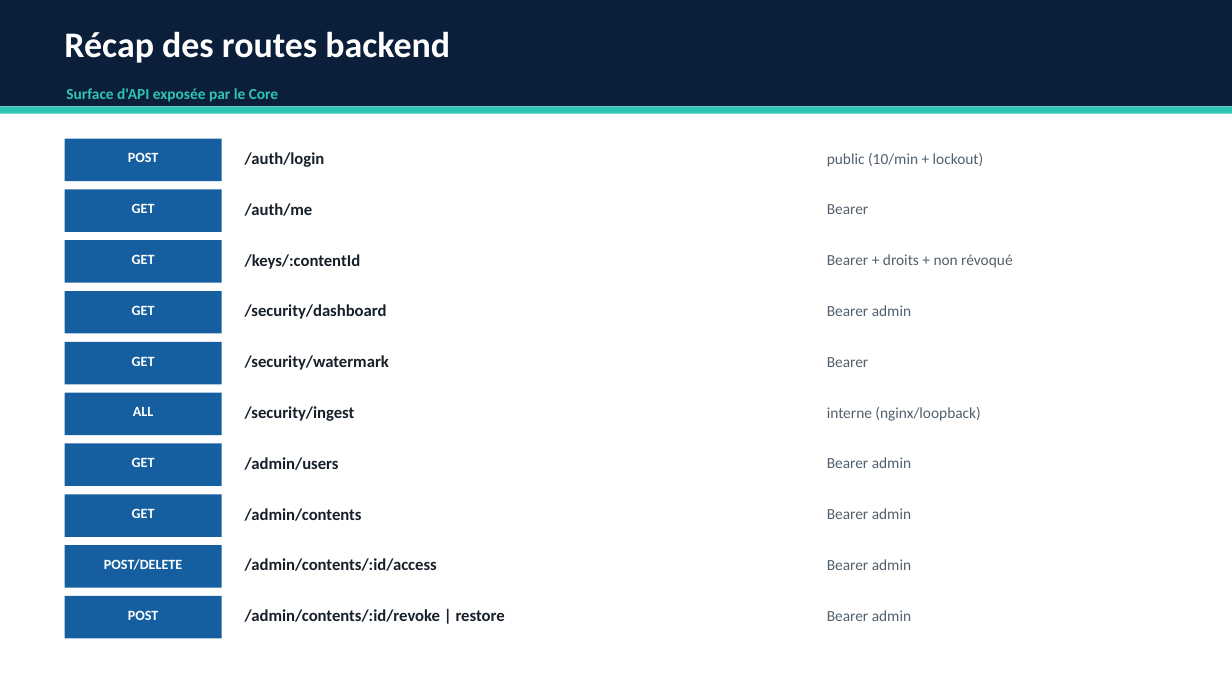
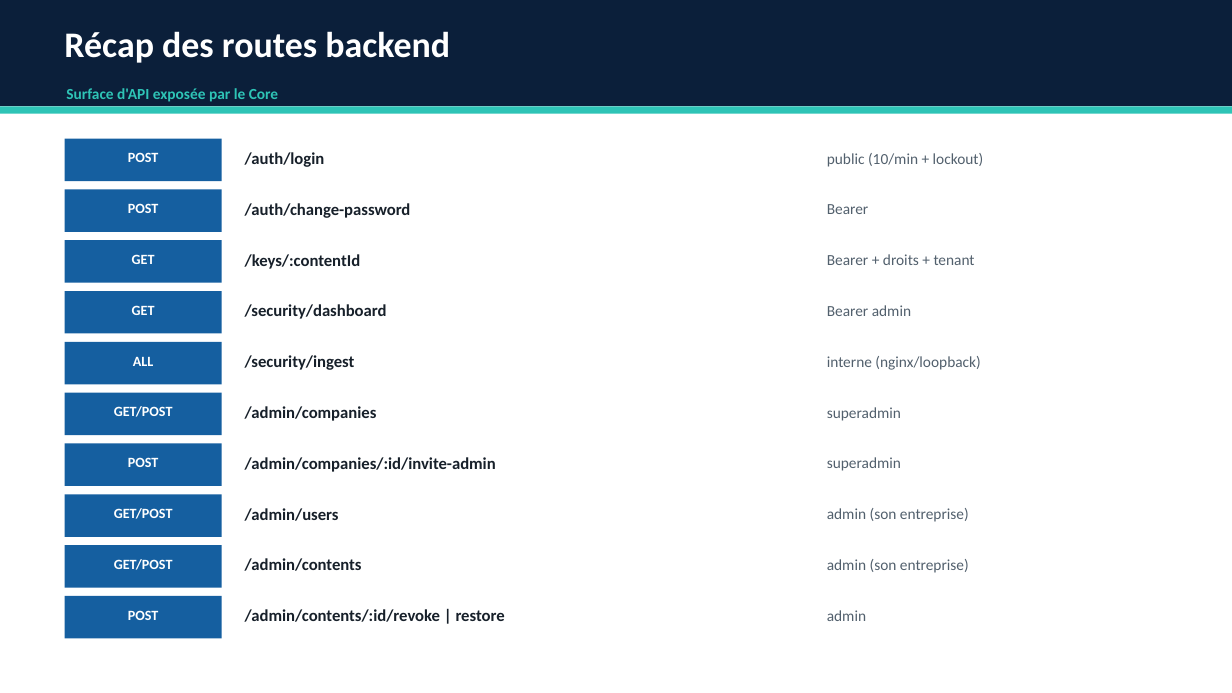
Before and after one commit to EragonRD/hackathon-groupe7, a slide deck: slide 17 of P2-Backend-Soutenance.pptx (slide 15 before the commit). Drawn at 1232x693 pixels with LibreOffice and Linux fonts; fonts in the diff are those of the drawing. Boxes give left, top, right and bottom in pixels: in the first picture for what was removed or moved away, otherwise in the second. Text is boxed around its words. In the diff, an @@ line names an element or a change of style, - is before the commit and + after.

```diff
--- a/P2-Backend-Soutenance.pptx
+++ b/P2-Backend-Soutenance.pptx
@@ text at bbox=[128, 203, 159, 213]: text changed @@
-GET
+POST
@@ text at bbox=[245, 203, 411, 218]: text changed @@
-/auth/me
+/auth/change-password
@@ text at bbox=[827, 254, 975, 265]: text changed @@
-Bearer + droits + non révoqué
+Bearer + droits + tenant
@@ text "ALL": place and size @@
-text "ALL" at bbox=[133, 407, 153, 416]
+text "ALL" at bbox=[133, 357, 153, 366]
@@ text at bbox=[245, 355, 355, 370]: text changed @@
-/security/watermark
+/security/ingest
@@ text "interne (nginx/loopback)": place and size @@
-text "interne (nginx/loopback)" at bbox=[827, 407, 980, 421]
+text "interne (nginx/loopback)" at bbox=[827, 356, 980, 370]
@@ text removed at bbox=[827, 357, 869, 367] @@
-Bearer
@@ text at bbox=[114, 406, 173, 417]: text changed @@
-GET
+GET/POST
@@ text at bbox=[245, 406, 377, 421]: text changed @@
-/security/ingest
+/admin/companies
@@ text added at bbox=[827, 407, 901, 421], 12 pt, text #52606D @@
+superadmin
@@ text at bbox=[128, 457, 159, 467]: text changed @@
-GET
+POST
@@ text at bbox=[245, 457, 496, 472]: text changed @@
-/admin/users
+/admin/companies/:id/invite-admin
@@ text at bbox=[827, 457, 901, 471]: text changed @@
-Bearer admin
+superadmin
@@ text at bbox=[114, 508, 173, 519]: text changed @@
-GET
+GET/POST
@@ text at bbox=[245, 508, 339, 521]: text changed @@
-/admin/contents
+/admin/users
@@ text at bbox=[827, 508, 969, 522]: text changed @@
-Bearer admin
+admin (son entreprise)
@@ text at bbox=[114, 559, 173, 570]: text changed @@
-POST/DELETE
+GET/POST
@@ text at bbox=[245, 558, 362, 571]: text changed @@
-/admin/contents/:id/access
+/admin/contents
@@ text at bbox=[827, 559, 969, 573]: text changed @@
-Bearer admin
+admin (son entreprise)
@@ text at bbox=[827, 610, 866, 621]: text changed @@
-Bearer admin
+admin
```
Also in this commit, not shown: 1 other slide changed, 2 slides added.
